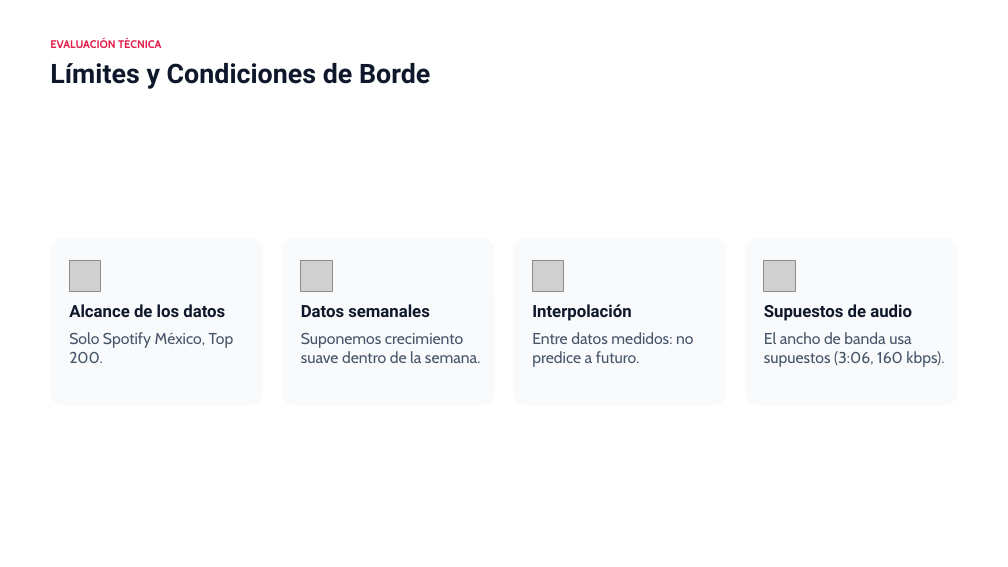
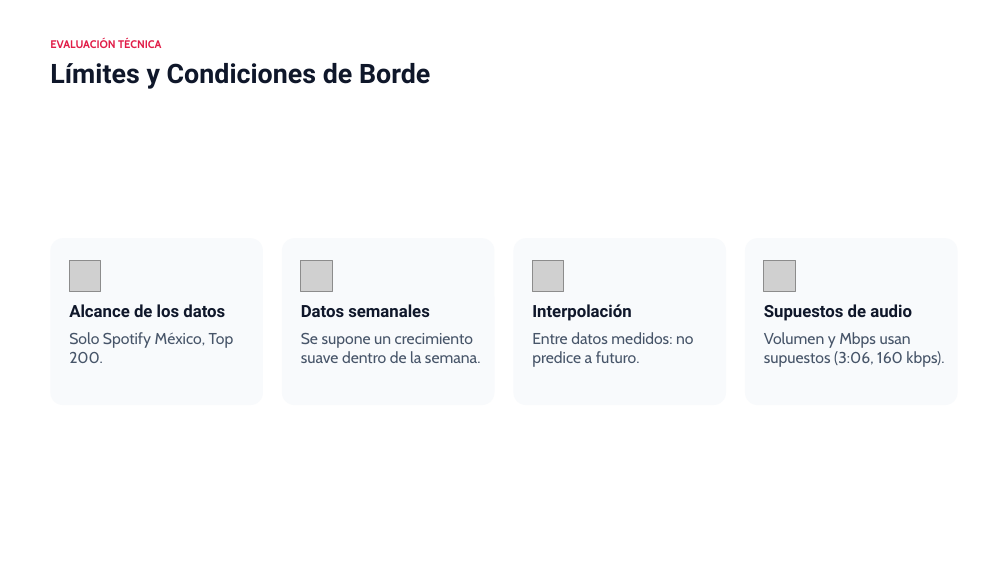
Before and after one commit to PedroGattiUCC/metodos-numericos-rosa-pastel, a slide deck: slide 11 of ENTREGABLES/Presentacion_Rosa_Pastel_Metodos_Numericos.pptx (slide 10 before the commit). Drawn at 1008x567 pixels with LibreOffice and Linux fonts; fonts in the diff are those of the drawing; grey boxes stand for pictures; background and template pictures are left out. Boxes give left, top, right and bottom in pixels: in the first picture for what was removed or moved away, otherwise in the second. Text is boxed around its words. In the diff, an @@ line names an element or a change of style, - is before the commit and + after.

```diff
--- a/ENTREGABLES/Presentacion_Rosa_Pastel_Metodos_Numericos.pptx
+++ b/ENTREGABLES/Presentacion_Rosa_Pastel_Metodos_Numericos.pptx
@@ text at bbox=[301, 333, 481, 363]: text changed @@
-Suponemos crecimiento suave dentro de la semana.
+Se supone un crecimiento suave dentro de la semana.
@@ text at bbox=[764, 332, 944, 367]: text changed @@
-El ancho de banda usa supuestos (3:06, 160 kbps).
+Volumen y Mbps usan supuestos (3:06, 160 kbps).
```
Also in this commit, not shown: 6 other slides changed, 1 slide added, 2 other files.
